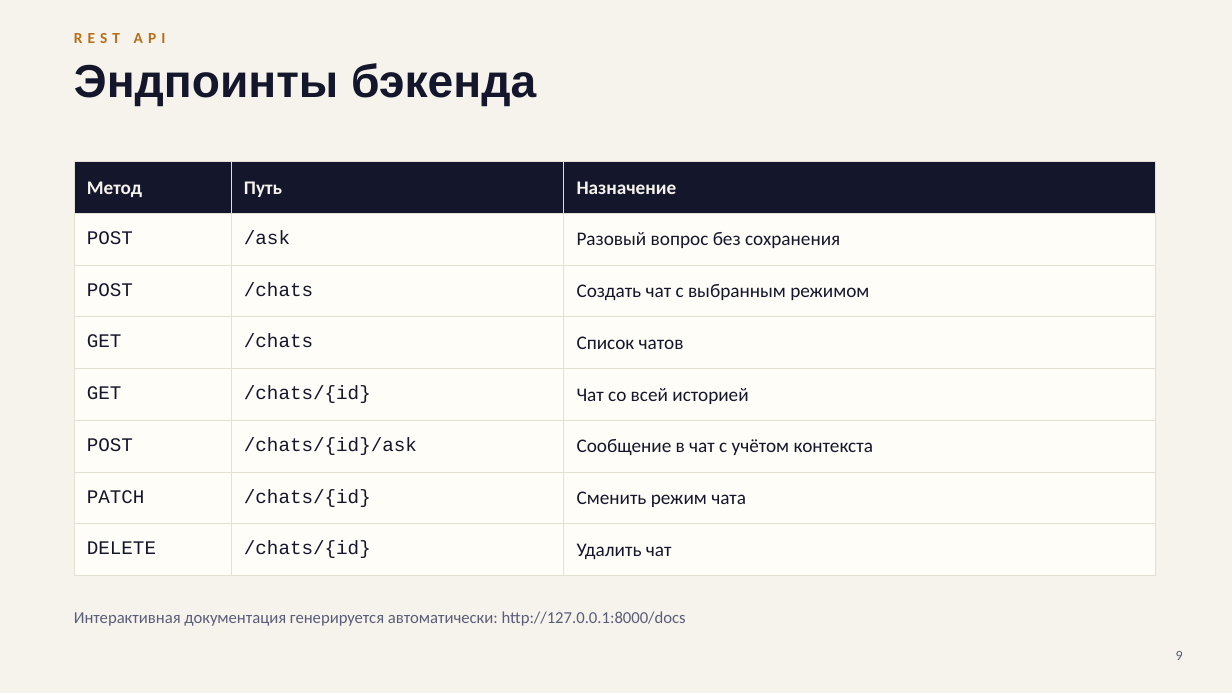
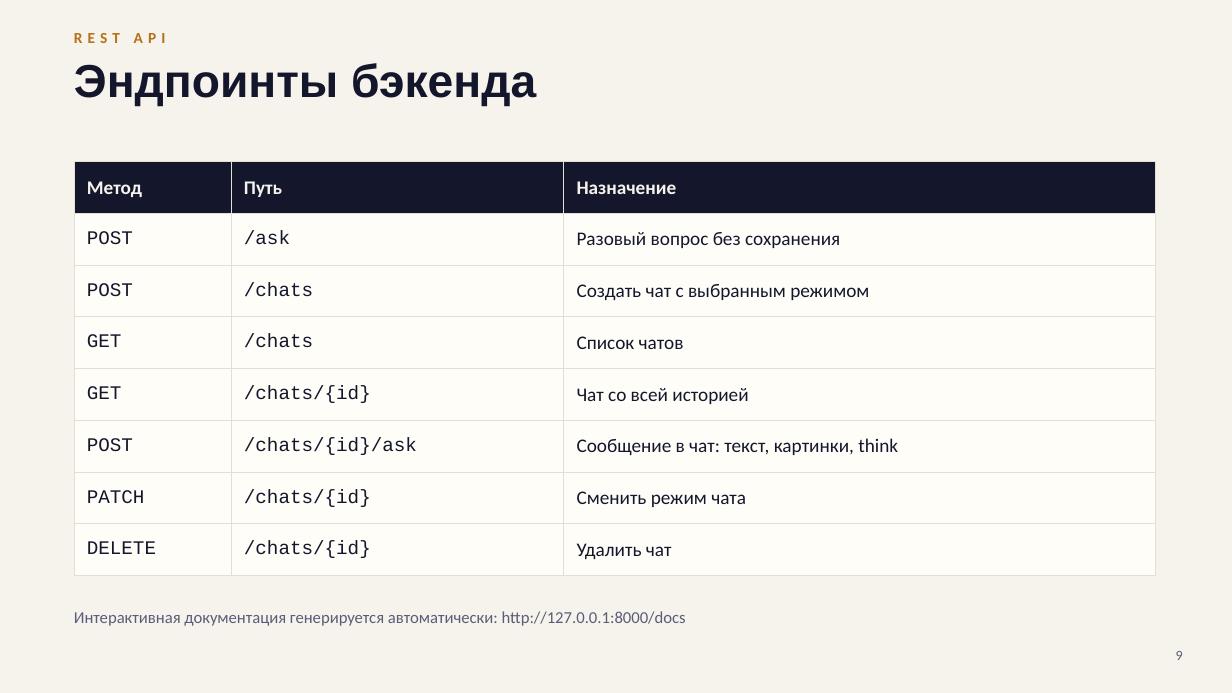
Before and after one commit to surnova2703/lumelle, a slide deck: slide 9 of docs/Lumo_AI_tech_RU.pptx. Drawn at 1232x693 pixels with LibreOffice and Linux fonts; fonts in the diff are those of the drawing. Boxes give left, top, right and bottom in pixels: in the first picture for what was removed or moved away, otherwise in the second. Text is boxed around its words. In the diff, an @@ line names an element or a change of style, - is before the commit and + after.

```diff
--- a/docs/Lumo_AI_tech_RU.pptx
+++ b/docs/Lumo_AI_tech_RU.pptx
@@ table at (74, 162, 1155, 563) @@
-row 6, column 3: Сообщение в чат с учётом контекста
+row 6, column 3: Сообщение в чат: текст, картинки, think
```
Also in this commit, not shown: 9 other slides changed, 38 other files.
